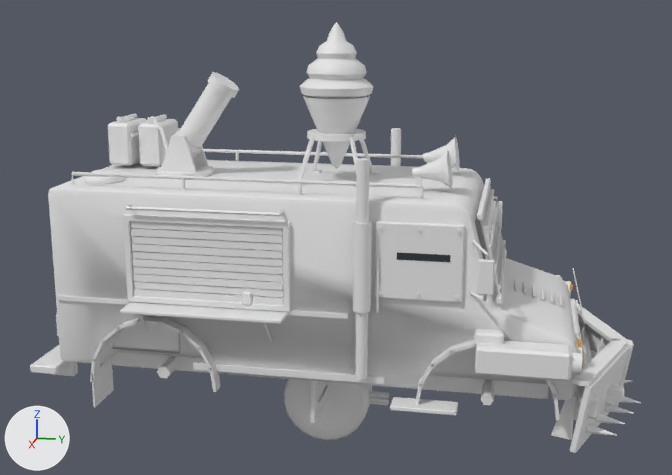
The glTF model assets/models/sweet_tooth.glb, before and after one commit.
One viewpoint serves both versions: a 50 mm lens placed at (10.46, 2.19, 4.6), pointed at (0.01, 0.1, 1.99). Every picture has the same lights, and +X, +Y and +Z are marked at lower left. The first picture is the older version. Vertices at exactly the same position are counted once.

Script lines for the objects in view, before the commit:
```python
me_body = bpy.data.meshes.new('body')
me_body.from_pydata(...)  # 3716 vertices, 6539 faces; spans x -1.5..1.5, y -3.32..3.63, z 0.09..4.46
# faces by material slot: [6307, 36, 196]
me_body.materials.append(mat_atlas)
me_body.materials.append(mat_glass)
me_body.materials.append(mat_glow_004)
me_door = bpy.data.meshes.new('door')
me_door.from_pydata(...)  # 120 vertices, 192 faces; spans x -0.88..0.88, y -0.08..0.06, z 0.01..1.81
me_door.materials.append(mat_atlas)
me_wheel_r_001 = bpy.data.meshes.new('wheel_r.001')
me_wheel_r_001.from_pydata(...)  # 621 vertices, 1182 faces; spans x -0.26..0.265, y -0.515..0.515, z -0.52..0.52
me_wheel_r_001.materials.append(mat_atlas)
ob_body = bpy.data.objects.new('body', me_body)
ob_body.location = (0.0, 0.0, 0.0)
ob_door = bpy.data.objects.new('door', me_door)
ob_door.location = (0.0, 0.0, 0.0)
ob_wheel_r = bpy.data.objects.new('wheel_r', me_wheel_r_001)
ob_wheel_r.location = (0.0, 0.0, 0.0)
```
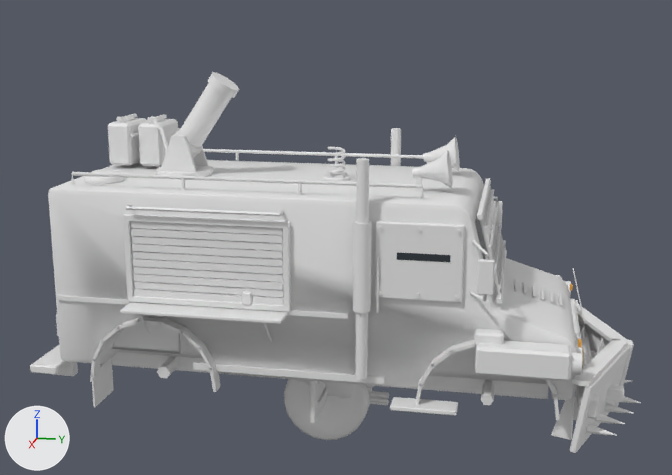
Where the change shows, as pixel boxes (x1, y1, x2, y2) in the pictures (672 x 475 px):
'body', reshaped (12% shorter)
    before: (30, 22, 641, 453)
    after: (30, 72, 641, 453)
part 1 of me_body, added
    after: (322, 174, 351, 181)
part 2 of me_body, added
    after: (327, 147, 346, 178)
part 3 of me_body, deleted
    before: (290, 22, 380, 188)
part 4 of me_body, deleted
    before: (303, 95, 370, 169)

Diff of the bpy script that builds the scene:
```diff
--- a/assets/models/sweet_tooth.glb.py
+++ b/assets/models/sweet_tooth.glb.py
@@ me_body @@
 # used by ob_body; location = (0.0, 0.0, 0.0)
-me_body.from_pydata(...)  # 3716 vertices, 6539 faces; spans x -1.5..1.5, y -3.32..3.63, z 0.09..4.46
+me_body.from_pydata(...)  # 3625 vertices, 6385 faces; spans x -1.5..1.5, y -3.32..3.63, z 0.09..3.89
+# me_body part 1: the loose piece of 84 vertices spanning x -0.33..0.33, y -2.09..-1.41, z 2.68..2.75 is copied, and the copy is scaled about its middle by (0.493, 0.493, 0.52), then moved by (0.0, 1.85, -0.02); it spans x -0.17..0.17, y -0.07..0.27, z 2.68..2.72
+# me_body part 2: a new loose piece of 355 vertices spanning x -0.11..0.11, y 0.0..0.2, z 2.7..3.08, in mat_atlas
+# me_body part 3: 12 loose pieces with 505 vertices, spanning x -0.48..0.48, y -0.34..0.54, z 2.67..4.46, are deleted
+# me_body part 4: 73 vertices removed from x -0.38..0.38, y -0.27..0.47, z 2.8..3.64
+# other edits to the shape of me_body do not show in these pictures
 me_body.materials.append(mat_atlas)
```
